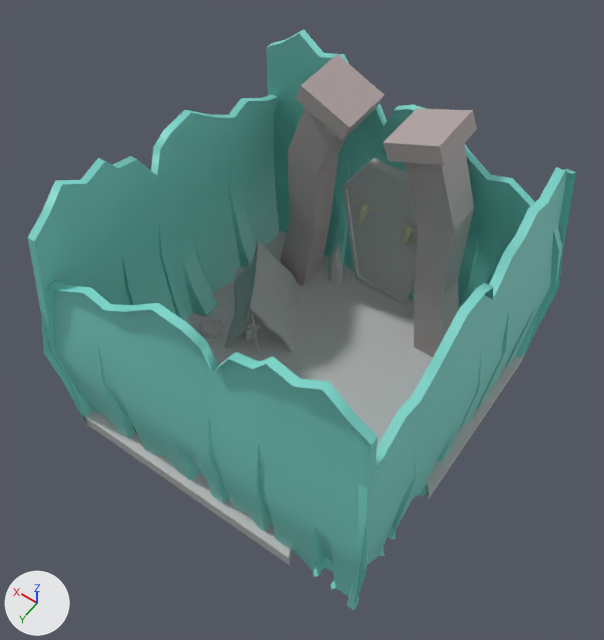
One commit to the FBX model Cryptique/Assets/FBX/FullRoom/4 - Cave/Grotte_campement.fbx: the scene before it, then after it.
Both versions are drawn from a camera (50 mm lens) standing at (-6.69, 9.67, 17.98) and looking at (-0.05, 0.38, 3.38). The axes (+X, +Y, +Z) are drawn at lower left. The lights are the same throughout. Where no turn or scale is listed for an object, it has been applied to the vertices.

Objects in the first picture: 'grande_porteL', 'grande_porteR', 'grande_porte_frame', 'mur_glace13', 'mur_glace14', 'mur_glace15', 'mur_glace16', 'pilier6', 'pilier7', 'sol10', 'tente'.
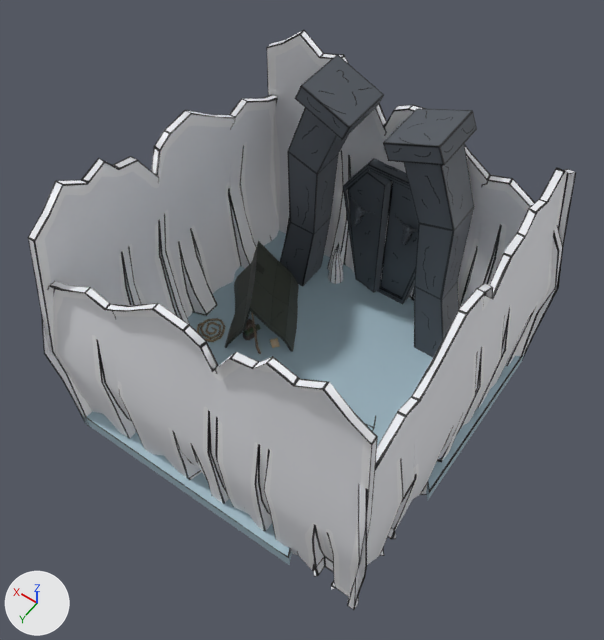
ob_portel is not drawn itself; it is the parent of ob_grande_portel, ob_crane_wendigo1.
ob_flipper is not drawn itself; it is the parent of ob_flipper_1.
ob_flipper_001 is not drawn itself; it is the parent of ob_flipper.

Where the newer file only moved an object's origin or applied its transform, the numbers keep the older frame.

Boxes [x1, y1, x2, y2] around the edits, measured in the pictures (604 x 640 px):
'mur_glace14', recoloured (cyan to grey): [41, 281, 378, 610] in both
'mur_glace15', recoloured (cyan to grey): [28, 94, 279, 427] in both
'mur_glace13', recoloured (cyan to grey): [347, 167, 576, 610] in both
'mur_glace16', recoloured (cyan to grey): [266, 30, 563, 357] in both
'pilier7', recoloured: [383, 109, 477, 357] in both
'pilier6', recoloured (grey to black): [280, 54, 384, 286] in both
'tente', recoloured (grey to black): [225, 241, 299, 354] in both
'grande_porteL', recoloured, turned: before [348, 170, 393, 287]; after [348, 170, 392, 293]
'grande_porteR', recoloured: [381, 182, 419, 298] in both
'grande_porte_frame', recoloured (grey to black): [343, 158, 415, 305] in both
'Crane_Wendigo1', turned: before [351, 193, 382, 224]; after [350, 193, 375, 226]

Patch to the scene script:
```diff
--- a/Cryptique/Assets/FBX/FullRoom/4 - Cave/Grotte_campement.fbx.py
+++ b/Cryptique/Assets/FBX/FullRoom/4 - Cave/Grotte_campement.fbx.py
@@ me_mesh_002 @@
 me_mesh_002.from_pydata(...)  # 141 vertices, 126 faces; spans x -2.05..1.18, y -3.18..0.0, z -0.02..2.15
-me_mesh_002.materials.append(mat_tente)  # grey #bcbcbc
+me_mesh_002.materials.append(mat_tente1)  # picture img_tente_rgb_png
@@ me_mesh_026 @@
 me_mesh_026.from_pydata(...)  # 24 vertices, 13 faces; spans x -1.34..1.34, y -0.19..0.19, z -2.13..2.13
-me_mesh_026.materials.append(mat_grande_porte2)  # grey #bcbcbc
+me_mesh_026.materials.append(mat_grande_porte3)  # picture img_grande_porte_rgb_3_png
@@ me_mesh_023 @@
 me_mesh_023.from_pydata(...)  # 198 vertices, 161 faces; spans x -8.16..0.08, y -0.22..0.61, z 0.0..7.36
-me_mesh_023.materials.append(mat_murglace5)  # cyan #7ad5ca
+me_mesh_023.materials.append(mat_mur_glace)  # picture img_mur_glace_png
@@ me_mesh_027 @@
 me_mesh_027.from_pydata(...)  # 10 vertices, 6 faces; spans x -123.0..0.0, y -293.0..98.0, z 0.0..22.0
-me_mesh_027.materials.append(mat_grande_porte2)  # grey #bcbcbc
+me_mesh_027.materials.append(mat_grande_porte3)  # picture img_grande_porte_rgb_3_png
@@ me_mesh_004 @@
 me_mesh_004.from_pydata(...)  # 198 vertices, 161 faces; spans x -0.22..0.61, y -0.08..8.16, z 0.0..7.36
-me_mesh_004.materials.append(mat_murglace5)  # cyan #7ad5ca
+me_mesh_004.materials.append(mat_mur_glace)  # picture img_mur_glace_png
@@ me_mesh_025 @@
 me_mesh_025.from_pydata(...)  # 24 vertices, 21 faces; spans x -2.47..-0.21, y -3.6..-2.24, z 0.37..7.2
-me_mesh_025.materials.append(mat_pilier)  # grey #b1a2a2
+me_mesh_025.materials.append(mat_pilier13)  # picture img_pillier_png
@@ me_mesh_005 @@
 me_mesh_005.from_pydata(...)  # 198 vertices, 161 faces; spans x -0.08..8.16, y -0.61..0.22, z 0.0..7.36
-me_mesh_005.materials.append(mat_murglace5)  # cyan #7ad5ca
+me_mesh_005.materials.append(mat_mur_glace)  # picture img_mur_glace_png
@@ me_mesh_030 @@
 me_mesh_030.from_pydata(...)  # 10 vertices, 6 faces; spans x 0.0..1.23, y -0.22..0.0, z -2.93..0.98
-me_mesh_030.materials.append(mat_grande_porte2)  # grey #bcbcbc
+me_mesh_030.materials.append(mat_grande_porte3)  # picture img_grande_porte_rgb_3_png
@@ me_mesh_024 @@
 me_mesh_024.from_pydata(...)  # 24 vertices, 21 faces; spans x 0.6..2.85, y -3.6..-2.24, z 0.37..7.2
-me_mesh_024.materials.append(mat_pilier)  # grey #b1a2a2
+me_mesh_024.materials.append(mat_pilier13)  # picture img_pillier_png
@@ me_mesh_006 @@
 me_mesh_006.from_pydata(...)  # 198 vertices, 161 faces; spans x -0.61..0.22, y -8.16..0.08, z 0.0..7.36
-me_mesh_006.materials.append(mat_murglace5)  # cyan #7ad5ca
+me_mesh_006.materials.append(mat_mur_glace)  # picture img_mur_glace_png
@@ ob_portel @@
 ob_portel.location = (47.23, 310.3, 6.118)
+ob_portel.rotation_euler = (0.0, -0.24, 0.0)  # degrees (0, -14, 0)
@@ ob_flipper @@
 ob_flipper = bpy.data.objects.new('Flipper', None)
-ob_flipper.parent = ob_flipper_001
+ob_flipper.parent = ob_flipper_1
 ob_flipper.location = (0.0, 0.0, 0.0)
@@ ob_flipper_001 @@
 ob_flipper_001 = bpy.data.objects.new('flipper.001', None)
-ob_flipper_001.parent = ob_campement
-ob_flipper_001.location = (394.1, 37.27, -360.5)
+ob_flipper_001.parent = ob_flipper_1
+ob_flipper_001.location = (0.0, 0.0, 0.0)
@@ ob_flipper_1 @@
 ob_flipper_1 = bpy.data.objects.new('flipper', me_mesh_013)
-ob_flipper_1.parent = ob_flipper
+ob_flipper_1.parent = ob_campement
 ob_flipper_1.location = (0.0, 0.0, -0.0000115)
```
